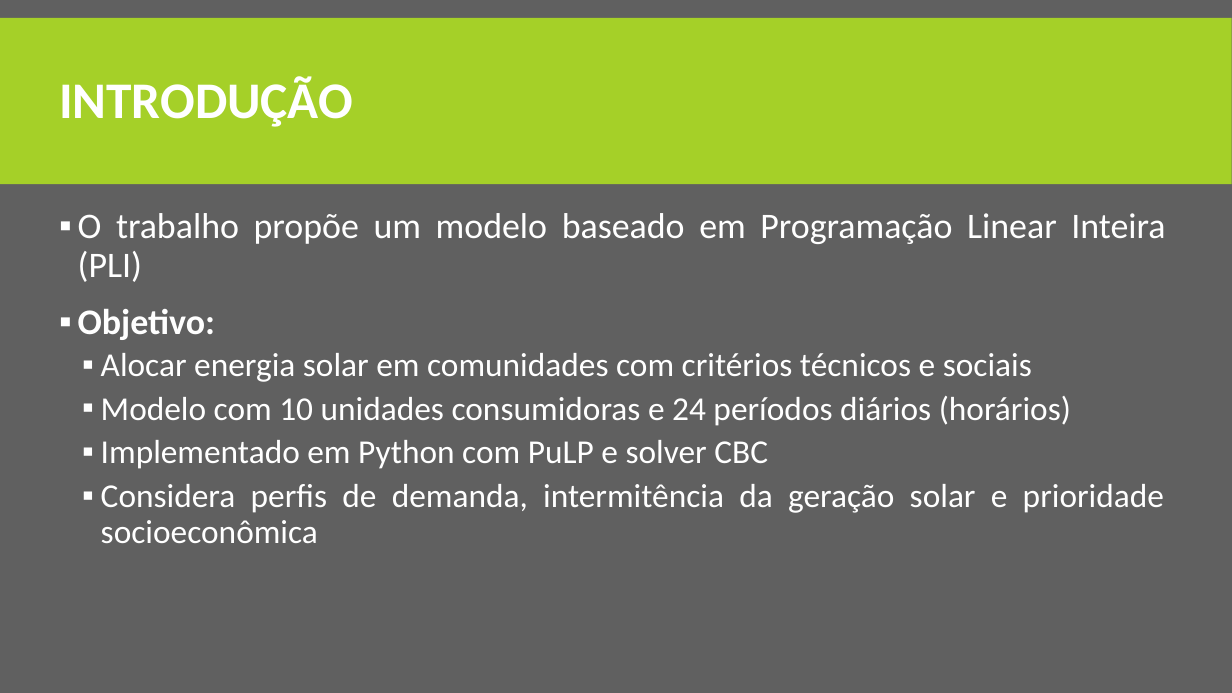
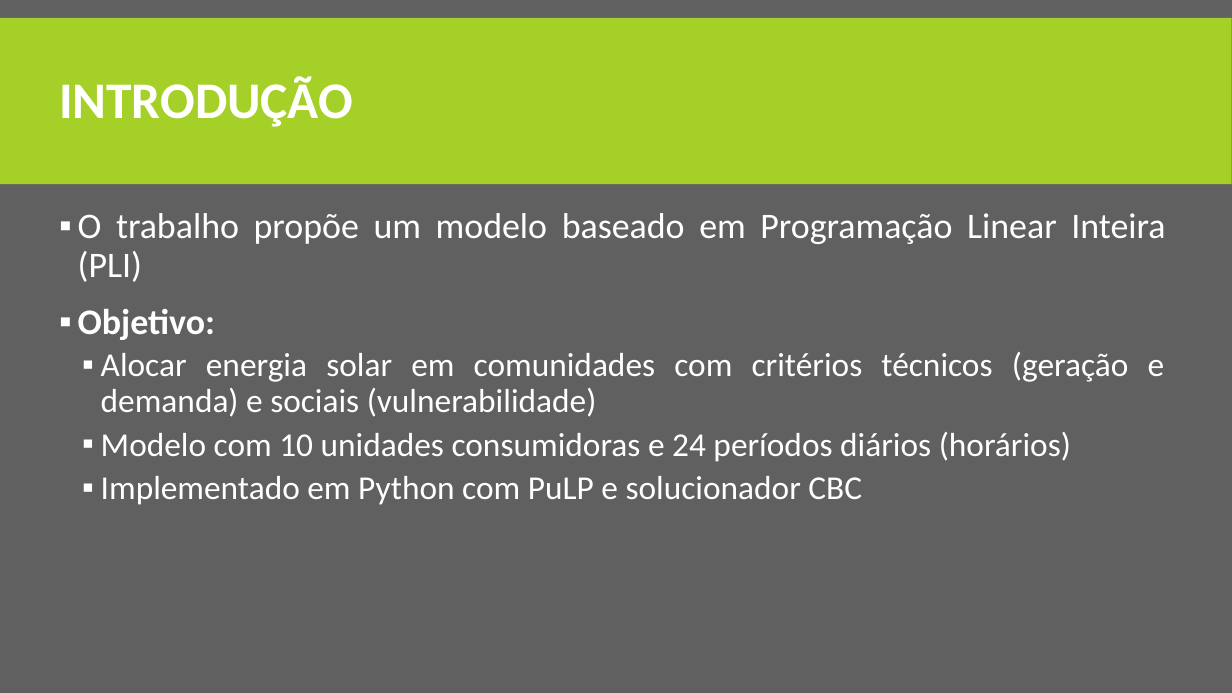
Before and after one commit to K-Galvao-Filho/mestrado-otimizacao-projeto_final, a slide deck: slide 2 of artigo/Apresentação.pptx. Drawn at 1232x693 pixels with LibreOffice and Linux fonts; fonts in the diff are those of the drawing. Boxes give left, top, right and bottom in pixels: in the first picture for what was removed or moved away, otherwise in the second. Text is boxed around its words. In the diff, an @@ line names an element or a change of style, - is before the commit and + after.

Commit message:
update

```diff
--- a/artigo/Apresentação.pptx
+++ b/artigo/Apresentação.pptx
@@ text at <box>101,352,1165,417</box>: text changed @@
-  ▪ Alocar energia solar em comunidades com critérios técnicos e sociais
+  ▪ Alocar energia solar em comunidades com critérios técnicos (geração e demanda) e sociais (vulnerabilidade)
@@ text at <box>101,476,862,505</box>: text changed @@
-  ▪ Implementado em Python com PuLP e solver CBC
-  ▪ Considera perfis de demanda, intermitência da geração solar e prioridade socioeconômica
+  ▪ Implementado em Python com PuLP e solucionador CBC
```
Also in this commit, not shown: 2 slides added.
